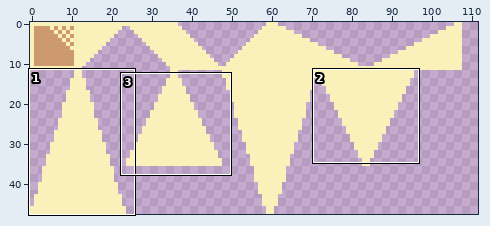
One commit to this sprite sheet: src/art/tile.png. The picture above shows the old version from afar; the outline marks the close-up.
Close-up. Earlier state:
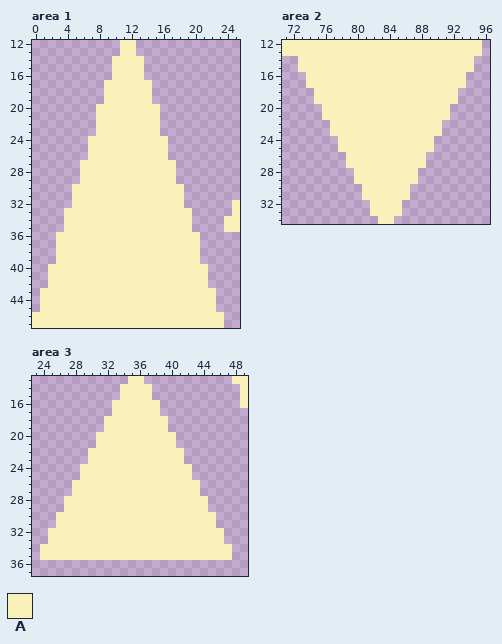
The file is 144x48 pixels. Shown: area 1: x 0..25, y 12..47; area 2: x 71..96, y 12..34; area 3: x 23..49, y 13..37. The wide view leaves out empty margins. The commit also changed other parts of the picture, which this record leaves out.
Palette (. is transparent): A #faf0b9
Pixels before, area 1, first column x 0:
12 ...........AA.............
13 ...........AA.............
14 ..........AAAA............
15 ..........AAAA............
16 ..........AAAA............
17 .........AAAAAA...........
18 .........AAAAAA...........
19 .........AAAAAA...........
20 ........AAAAAAAA..........
21 ........AAAAAAAA..........
22 ........AAAAAAAA..........
23 ........AAAAAAAA..........
24 .......AAAAAAAAAA.........
25 .......AAAAAAAAAA.........
26 .......AAAAAAAAAA.........
27 ......AAAAAAAAAAAA........
28 ......AAAAAAAAAAAA........
29 ......AAAAAAAAAAAA........
30 .....AAAAAAAAAAAAAA.......
31 .....AAAAAAAAAAAAAA.......
32 .....AAAAAAAAAAAAAA......A
33 ....AAAAAAAAAAAAAAAA.....A
34 ....AAAAAAAAAAAAAAAA....AA
35 ....AAAAAAAAAAAAAAAA....AA
36 ...AAAAAAAAAAAAAAAAAA.....
37 ...AAAAAAAAAAAAAAAAAA.....
38 ...AAAAAAAAAAAAAAAAAA.....
39 ...AAAAAAAAAAAAAAAAAA.....
40 ..AAAAAAAAAAAAAAAAAAAA....
41 ..AAAAAAAAAAAAAAAAAAAA....
42 ..AAAAAAAAAAAAAAAAAAAA....
43 .AAAAAAAAAAAAAAAAAAAAAA...
44 .AAAAAAAAAAAAAAAAAAAAAA...
45 .AAAAAAAAAAAAAAAAAAAAAA...
46 AAAAAAAAAAAAAAAAAAAAAAAA..
47 AAAAAAAAAAAAAAAAAAAAAAAA..
Pixels before, area 2, first column x 71:
12 AAAAAAAAAAAAAAAAAAAAAAAAA
13 AAAAAAAAAAAAAAAAAAAAAAAAA
14 ..AAAAAAAAAAAAAAAAAAAAAA.
15 ..AAAAAAAAAAAAAAAAAAAAAA.
16 ...AAAAAAAAAAAAAAAAAAAA..
17 ...AAAAAAAAAAAAAAAAAAAA..
18 ....AAAAAAAAAAAAAAAAAA...
19 ....AAAAAAAAAAAAAAAAAA...
20 .....AAAAAAAAAAAAAAAA....
21 .....AAAAAAAAAAAAAAAA....
22 ......AAAAAAAAAAAAAA.....
23 ......AAAAAAAAAAAAAA.....
24 .......AAAAAAAAAAAA......
25 .......AAAAAAAAAAAA......
26 ........AAAAAAAAAA.......
27 ........AAAAAAAAAA.......
28 .........AAAAAAAA........
29 .........AAAAAAAA........
30 ..........AAAAAA.........
31 ..........AAAAAA.........
32 ...........AAAA..........
33 ...........AAAA..........
34 ............AA...........
Pixels before, area 3, first column x 24:
13 ...........AA...........AA
14 ..........AAAA...........A
15 ..........AAAA...........A
16 .........AAAAAA..........A
17 .........AAAAAA...........
18 ........AAAAAAAA..........
19 ........AAAAAAAA..........
20 .......AAAAAAAAAA.........
21 .......AAAAAAAAAA.........
22 ......AAAAAAAAAAAA........
23 ......AAAAAAAAAAAA........
24 .....AAAAAAAAAAAAAA.......
25 .....AAAAAAAAAAAAAA.......
26 ....AAAAAAAAAAAAAAAA......
27 ....AAAAAAAAAAAAAAAA......
28 ...AAAAAAAAAAAAAAAAAA.....
29 ...AAAAAAAAAAAAAAAAAA.....
30 ..AAAAAAAAAAAAAAAAAAAA....
31 ..AAAAAAAAAAAAAAAAAAAA....
32 .AAAAAAAAAAAAAAAAAAAAAA...
33 .AAAAAAAAAAAAAAAAAAAAAA...
34 AAAAAAAAAAAAAAAAAAAAAAAA..
35 AAAAAAAAAAAAAAAAAAAAAAAA..
New version:
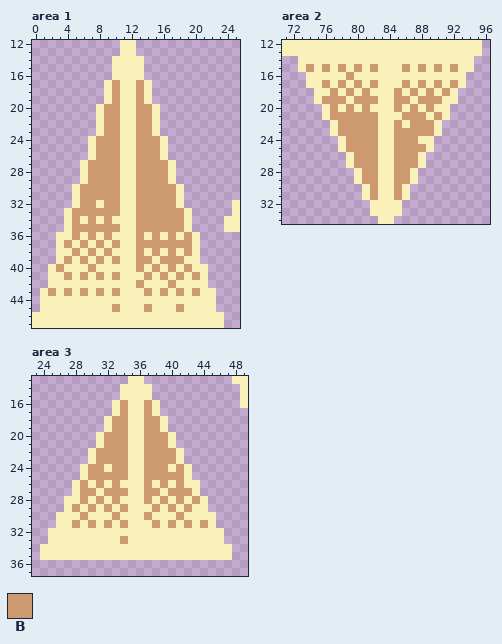
Colours new in this view: B #cc9a6e
Change:
Changed rows in their new state; - is an unchanged pixel.
Area 1:
first column x 2:
17 --------B--B-------
18 --------B--B-------
19 --------B--B-------
20 -------BB--BB------
21 -------BB--BB------
22 -------BB--BB------
23 -------BB--BB------
24 ------BBB--BBB-----
25 ------BBB--BBB-----
26 ------BBB--BBB-----
27 -----BBBB--BBBB----
28 -----BBBB--BBBB----
29 -----BBBB--BBBB----
30 ----BBBBB--BBBBB---
31 ----BBBBB--BBBBB---
32 ----BB-BB--BBBBB---
33 ---BBBBBB--BBBBBB--
34 ---B-B-B---BBBBBB--
35 ---BBBBBB--BBBBBB--
36 ---B-B-B---B-B-B-B-
37 --B-B-B-B--BBBBBBB-
38 ---B-B-B---B-B-B-B-
39 --B-B-B-B--BB-BBB--
40 -B---B-----B-B-B-B-
41 --B-B-B-B---B-B-B-B
42 -----------B---B---
43 B-B-B-B-B---B-B-B-B
45 --------B---B---B--
Area 2:
first column x 74:
15 B-B-B-B-B---B-B-B-B
16 -----B-------------
17 --B-B-B-B---B-B-B-B
18 ---B-B-B---B-B-B-B-
19 --BBB-BBB--BB-BBB--
20 ---B-B-B---B-B-B---
21 ---BBBBBB---BBB-B--
22 ----BBBBB--B-BBB---
23 ----BBBBB--BBBBB---
24 -----BBBB--BBB-----
25 -----BBBB--BBBB----
26 ------BBB--BBB-----
27 ------BBB--BBB-----
28 -------BB--BB------
29 -------BB--BB------
30 --------B--B-------
31 --------B--B-------
Area 3:
first column x 28:
16 ------B--B-------
17 ------B--B-------
18 -----BB--BB------
19 -----BB--BB------
20 ----BBB--BBB-----
21 ----BBB--BBB-----
22 ---BBBB--BBBB----
23 ---BBBB--BBBB----
24 --BB-BB--BBB-B---
25 --BBBBB--BBBBB---
26 -B-B-B---B-B-B---
27 -BB-BBB--BB-BBB--
28 -B-B-B---B-B-B-B-
29 B-B-B-B---B-B-B--
30 -B---B---B---B---
31 B-B-B-B---B-B-B-B
33 ------B----------
